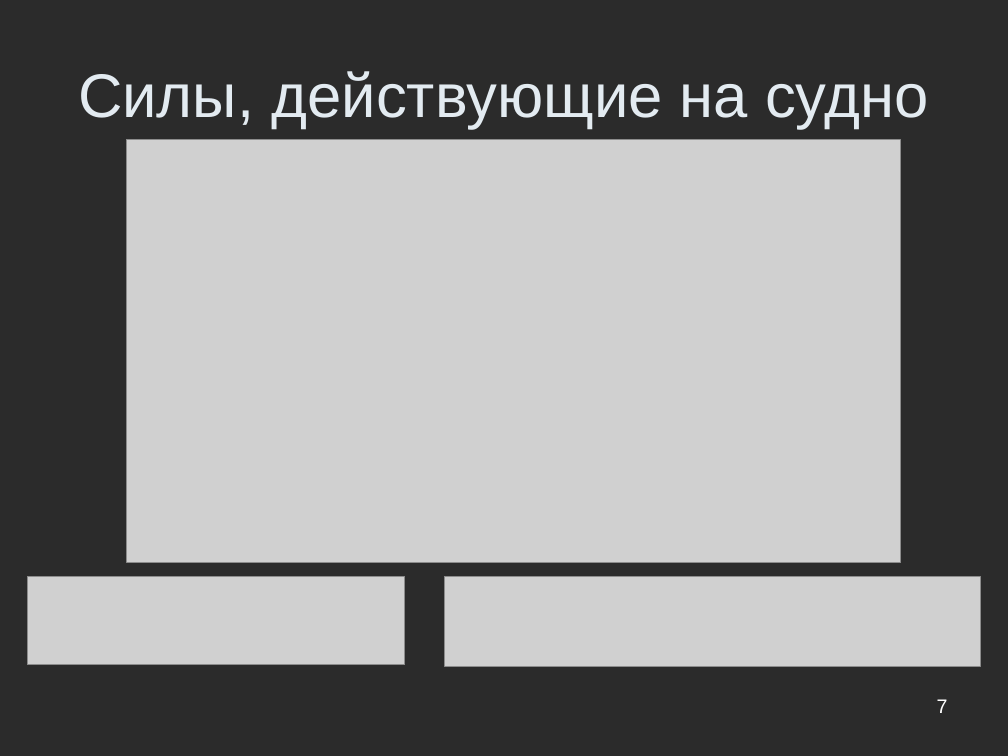
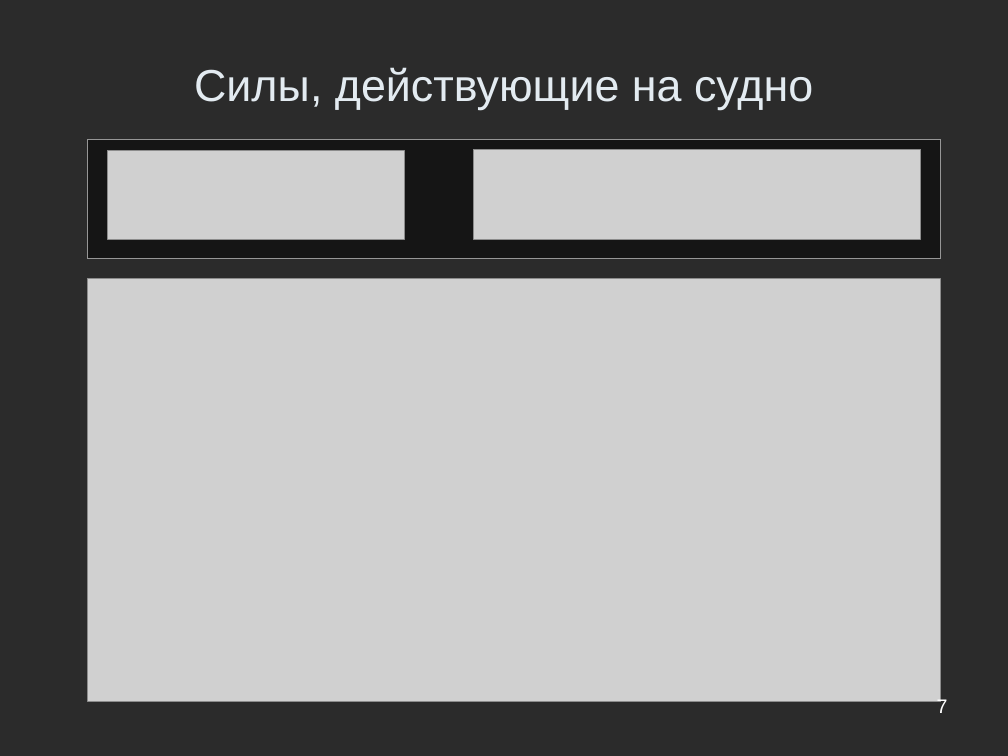
Before and after one commit to Jacobi20/nano-vis, a slide deck: slide 7 of ship_sim/docs/conf_hpc2010/hpc2010_navy_2.ppt. Drawn at 1008x756 pixels with LibreOffice and Linux fonts; fonts in the diff are those of the drawing; grey boxes stand for pictures; background and template pictures are left out; a plain dark background stands for a picture behind light text. Boxes give left, top, right and bottom in pixels: in the first picture for what was removed or moved away, otherwise in the second. Text is boxed around its words. In the diff, an @@ line names an element or a change of style, - is before the commit and + after.

```diff
--- a/ship_sim/docs/conf_hpc2010/hpc2010_navy_2.ppt
+++ b/ship_sim/docs/conf_hpc2010/hpc2010_navy_2.ppt
@@ title "Силы, действующие на судно" moved from (x1=78, y1=71, x2=929, y2=129) to (x1=194, y1=67, x2=813, y2=110) @@
@@ title "Силы, действующие на судно" at (x1=194, y1=67, x2=813, y2=110): size 44 to 32 pt @@
@@ rectangle added at (x1=88, y1=140, x2=941, y2=259), fill #000000 at 50% opacity, outline #969696 0.74 pt @@
@@ picture resized from (x1=127, y1=140, x2=901, y2=562) to (x1=474, y1=149, x2=921, y2=239) @@
@@ picture resized from (x1=27, y1=577, x2=404, y2=665) to (x1=107, y1=150, x2=404, y2=239) @@
@@ picture resized from (x1=445, y1=577, x2=981, y2=666) to (x1=88, y1=279, x2=941, y2=702) @@
```
Also in this commit, not shown: 10 other slides changed, 2 slides added, 2 slides removed.
